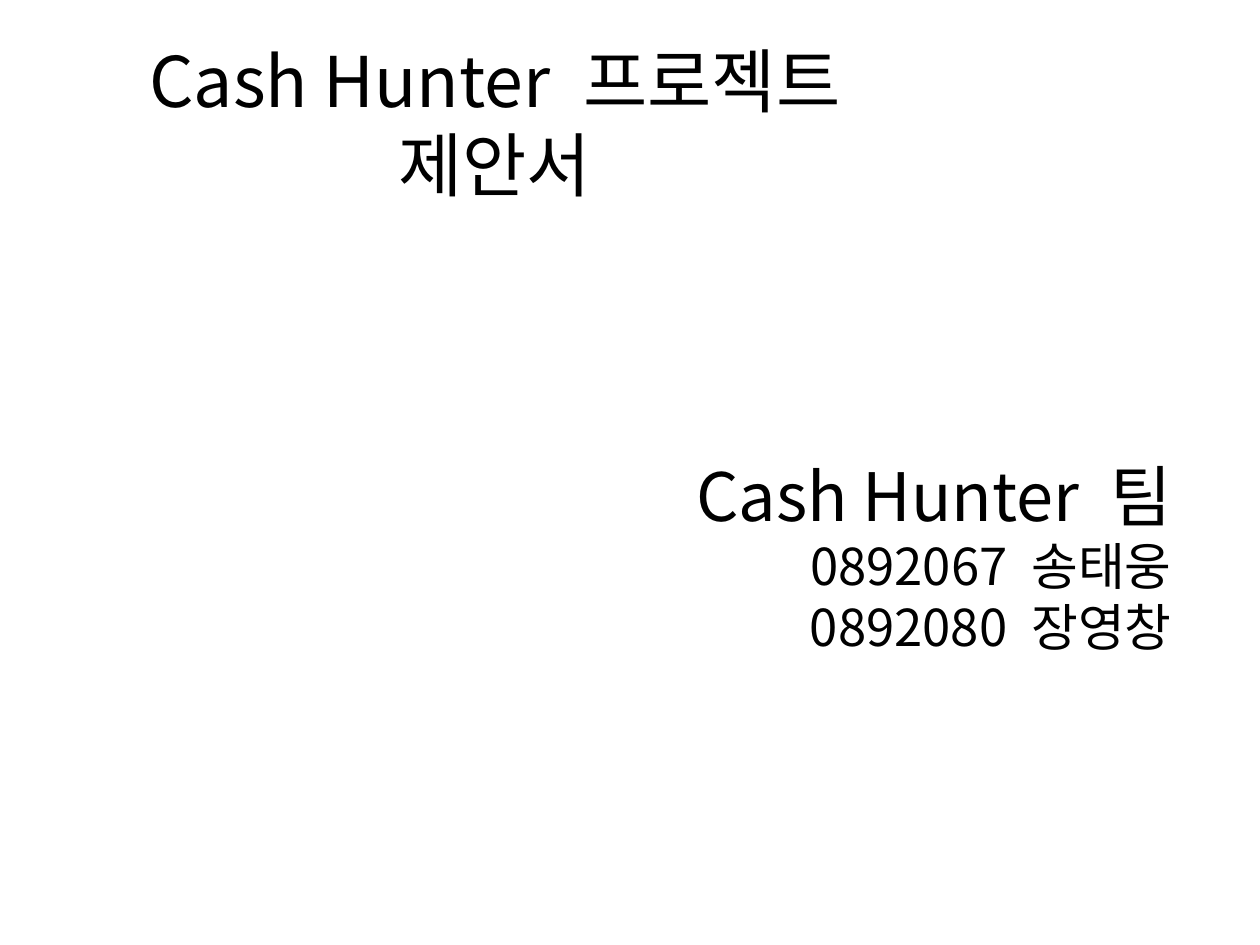
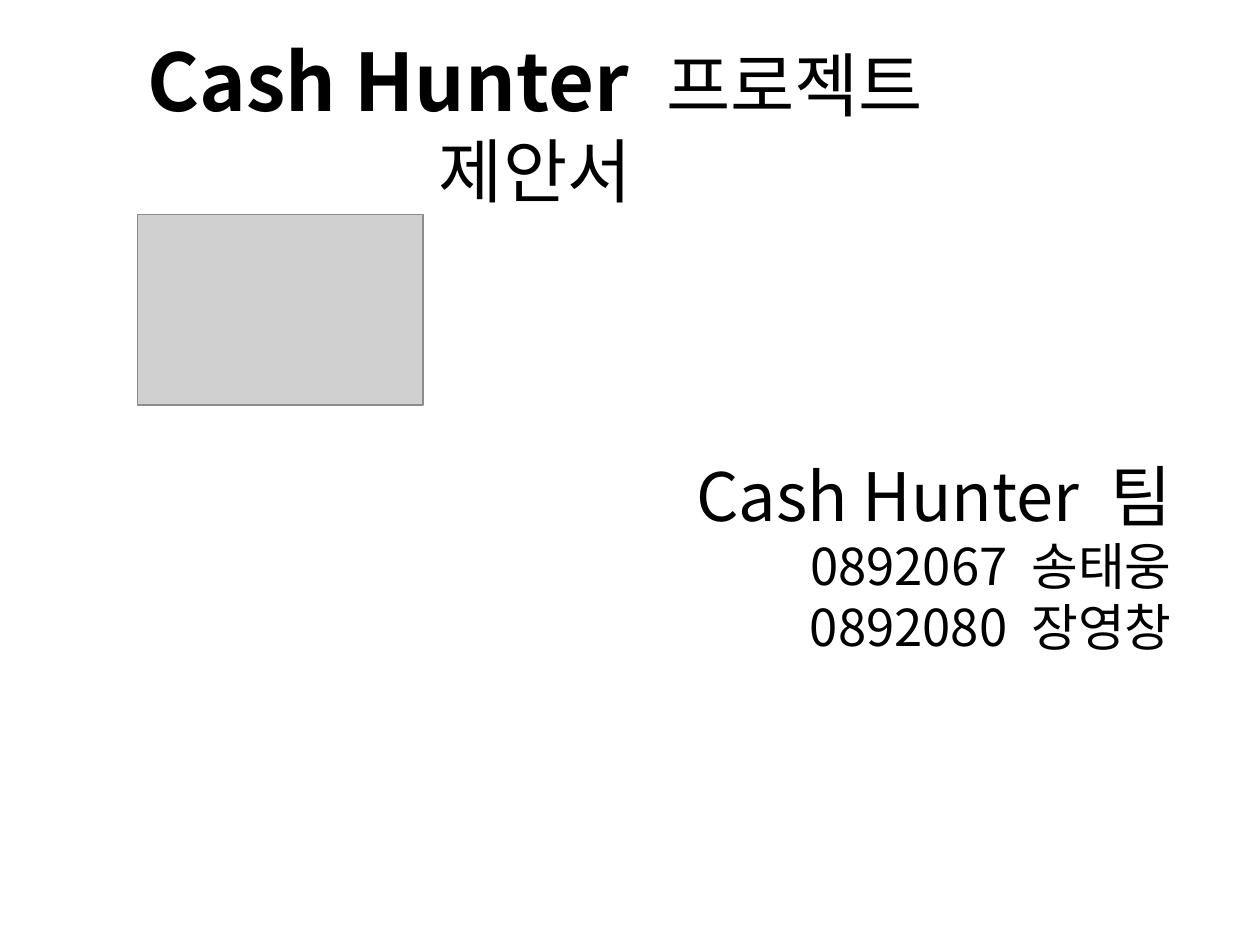
Before and after one commit to hl1itj/nds-ide, a slide deck: slide 1 of Term_Projects/Cash_Hunter/Cash_Hunter(프로젝트 제안발표).odp. Drawn at 1260x945 pixels with LibreOffice and Linux fonts; fonts in the diff are those of the drawing; grey boxes stand for pictures. Boxes give left, top, right and bottom in pixels: in the first picture for what was removed or moved away, otherwise in the second. Text is boxed around its words. In the diff, an @@ line names an element or a change of style, - is before the commit and + after.

Commit message:
프로젝트 제안서,발표용

```diff
--- a/Term_Projects/Cash_Hunter/Cash_Hunter(프로젝트 제안발표).odp
+++ b/Term_Projects/Cash_Hunter/Cash_Hunter(프로젝트 제안발표).odp
@@ title "Cash Hunter 프로젝트 제안서" at (147, 47, 923, 203): size 44 to 50 pt, bold on in "Cash Hunter" @@
@@ picture added at (137, 215, 423, 406) @@
```
Also in this commit, not shown: 7 other slides changed, 1 slide added, 1 slide removed, 40 other files.
